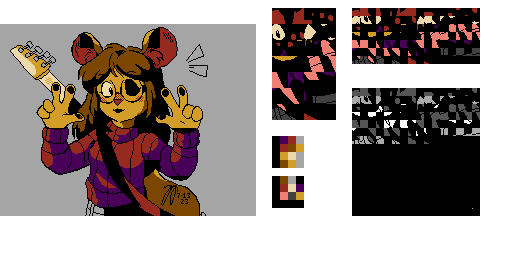
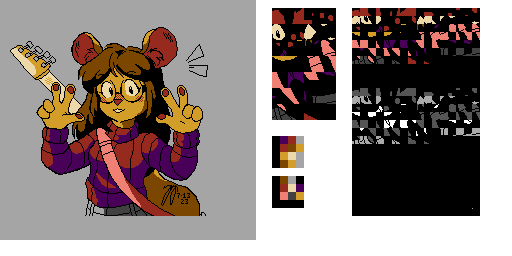
Layers edited between the first and the second 512px x 256px image:
showed "sprite" over [54, 28, 197, 216]
showed "border" over [0, 0, 256, 240]
painted on "sprite_bank_unriffled" over [272, 88, 276, 99]
painted on "sprite_bank_color" over [352, 48, 480, 88]
painted on "sprite_bank" over [352, 128, 364, 131]
"test #1": opacity 35% → 100% over [54, 28, 197, 216]
